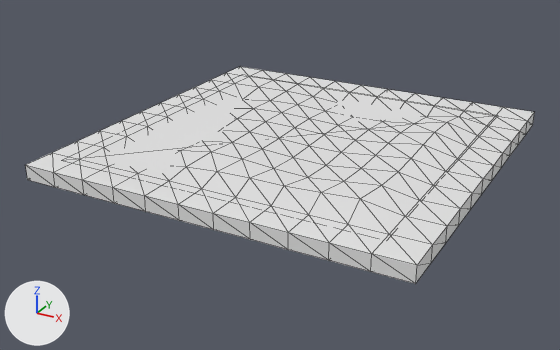
Renders of the FBX model KeepItAlive/Assets/Meshes/GroundCave.FBX from each side of a commit.
Camera for both pictures: a 50 mm lens placed at (1.44, -8.36, 2.77), pointed at (-2.0, -2.11, -0.36). The axes (+X, +Y, +Z) are drawn at lower left. The lights are the same throughout. Mesh edges are drawn as thin lines. Where no turn or scale is listed for an object, it has been applied to the vertices.

Before the edit, the objects in view are built like this:
```python
me_mesh = bpy.data.meshes.new('Mesh')
me_mesh.from_pydata(...)  # 292 vertices, 574 faces; spans x -3.75..0.0, y -3.75..0.0, z -0.15..0.08
ob_groundcave001 = bpy.data.objects.new('GroundCave001', me_mesh)
ob_groundcave001.location = (0.0, 0.0, 0.0)
```
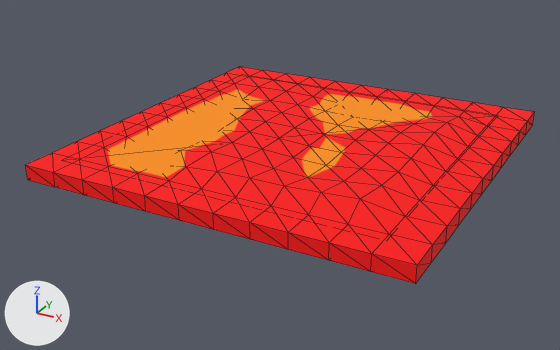
Boxes (x1, y1, x2, y2) around the edits, measured in the pictures (560 x 350 px):
part 1 of me_mesh, recoloured (white to red)
    both: (25, 67, 534, 284)
part 2 of me_mesh, recoloured (white to orange)
    both: (107, 89, 432, 155)
part 3 of me_mesh, recoloured (white to orange)
    both: (109, 130, 354, 177)

What changed in the scene script:
```text
Add mat_material__14:
    mat_material__14 = principled_material('Material #14')
    mat_material__14.base_color = (1.0, 0.282, 0.0)  # orange #ff9100
    mat_material__14.roughness = 0.859
Add mat_material__2:
    mat_material__2 = principled_material('Material #2')
    mat_material__2.base_color = (1.0, 0.0, 0.0)  # red #ff0000
    mat_material__2.roughness = 0.859
Change me_mesh:
    where me_mesh.from_pydata(...)  # 292 vertices, 574 faces; spans x -3.75..0.0, y -3.75..0.0, z -0.15..0.08
    used by ob_groundcave001; location = (0.0, 0.0, 0.0)
    me_mesh part 1: 572 of the faces centred in x -3.75..0.0, y -3.75..0.0, z -0.15..0.05 switch from no material to mat_material__2 (red #ff0000)
    me_mesh part 2: the 1 face centred in x -2.48, y -1.34, z -0.01 switches from no material to mat_material__14 (orange #ff9100)
    me_mesh part 3: the 1 face centred in x -1.41, y -2.42, z -0.01 switches from no material to mat_material__14 (orange #ff9100)
    add me_mesh.materials.append(mat_material__14)  # orange #ff9100
```
